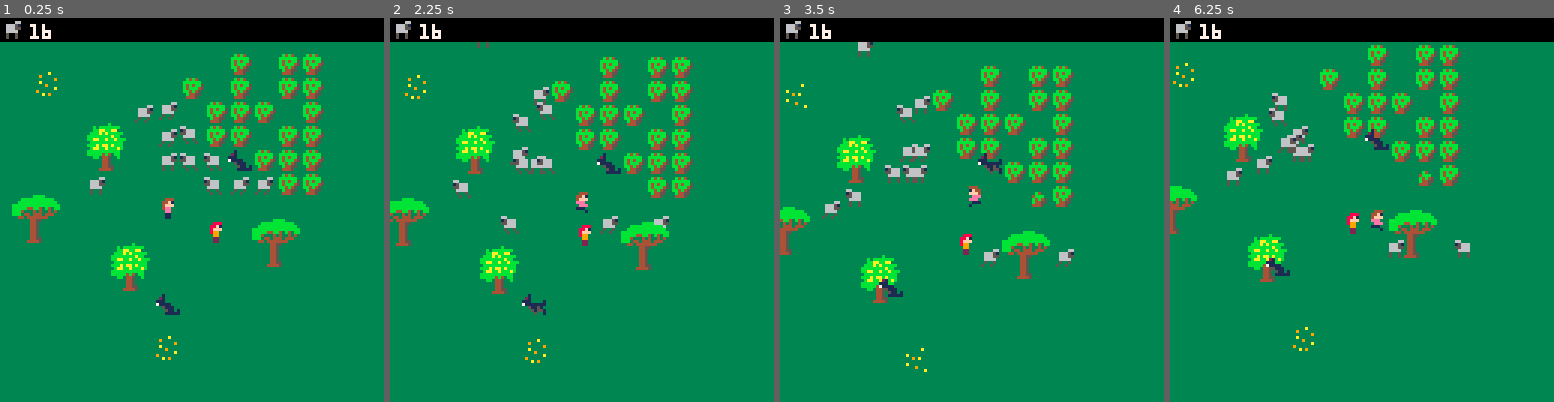
Above: before the commit, frames 1-4 (left to right).
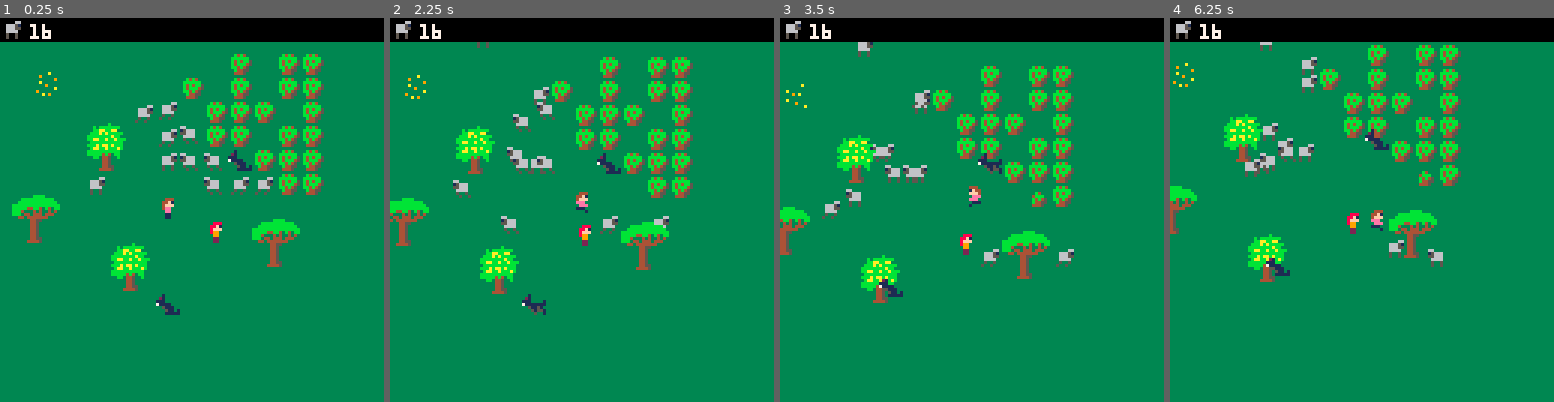
Above: after the commit, the same moments.

Repository: sdegutis/shepherdgame.com
Game: PICO-8 cartridge sheep.p8
Two runs of this game, one before a commit and one after it. Both use one fixed random seed, a clock stepped at 60 frames per second and the inputs below.
Inputs:
- Up to frame 1 (0.25 s): no input
- Up to frame 2 (2.25 s): tap X (X key) at 0.33, 1.07, 1.85 s; tap O (Z key) at 0.7, 1.7, 2.1 s; hold Right 1.6-2.1 s; hold Up from 2.15 s (still down)
- Up to frame 3 (3.5 s): release Up at 2.42 s; hold Right 2.47-3.03 s; tap O (Z key) at 2.5, 2.9, 3.3 s; tap X (X key) at 2.97 s; hold Left from 3.08 s (still down)
- Up to frame 4 (6.25 s): release Left at 3.58 s; hold Down 3.63-3.97 s; tap O (Z key) every 0.4 s from 3.7 to 6.1 s; hold Right 4.02-4.68 s; tap X (X key) at 4.08, 5.2 s; hold Up 4.73-5.03 s; hold Left 5.08-5.68 s; hold Down 5.73-6.03 s; hold Right from 6.08 s (still down)

The runs differ from the first frame. In frame 1, less than 0.1% of the frame differs, in the area x 40-47%, y 82-90%; in frame 2, 0.2%; in frame 3, 0.7%; in frame 4, 1.7%, in the area x 14-79%, y 6-87%.

Commit message:
You can feed wolves!

Diff:
--- a/sheep.p8
+++ b/sheep.p8
@@ -1354,7 +1354,10 @@
 		end)
 		return true
 	elseif e2.k=='wolf' then
-		feedwolf(e2)
+		feedwolf(e2,e)
+		nexttick(function()
+			emap_remove(e)
+		end)
 	end
 end
 
@@ -1480,10 +1483,27 @@
 function feedwolf(e)
 	e.movable=false
 	e.eating=true
+
+	-- to stop collides/searches
+	e.k='calmwolf'
+
+	local t=0
 	e.tick=function()
-
+		t+=1
+		if (t==30) t=0
 	end
 	e.draw=function()
+		local s=10
+		if (t%10<5) s+=48
+
+		local f = false
+		if (e.d < 0) f=true
+
+		local x=e.x-e.offx
+		local y=e.y-e.offy
+
+		spr(s,x,y,1,1,f)
+		spr(23,x,y+6,1,1,not f)
 	end
 end
 
@@ -1649,6 +1669,6 @@
 1404000000000000000000000000000000000000000000000000000000000000000000000000000000000000000000000000000000061010102020202020303020202020201010100505000000000000363700000000000000000000000000000000000000000000000000000000000000000000000000000000000000000414
 140400000000000000000000000000000000000000000000000000000000000000000000000000000000000000000000000000000006101030302020202020202020202020201010100600000000000000000a000000000000000000000000000000000000000000000000000000000000000000000000000000000000000404
 1404000000000000000000000000000000000000000000000000000000000000000000000000000000000000000000000000000000061010202020202020202020202030302020101005050000000000000000000000000000000000000000000000000000000000000000000000000000000000000000000000000000000404
-1404040000000000000000000000000000000000000000000000000000000000000000000000000000000000000000000000000005051010202020302020202020202020202020201010060000000000000008000000000000000000000000000000000000000000000000000000000000000000000000000000000000000404
+1404040000000000000000000000000000000000000000000000000000000000000000000000000000000000000000000000000005051010202020302020202020202020202020201010060000000000000000000000000000000000000000000000000000000000000000000000000000000000000000000000000000000404
 1404040000000000000000000000000000000000000000000000000000000000000000000000000000000000000000000000000006101010202020202020202020202020202020201010060000000000000000000000000000000000000000000000000000000000000000000000000000000000000000000000000000000414
 1404040000000000000000000000000000000000000000000000000000000000000000000000000000000000000000000000000000101010302020202020202020202020203020201010000000000000000000000000000000000000000000000000000000000000000000000000000000000000000000000000000000000014
